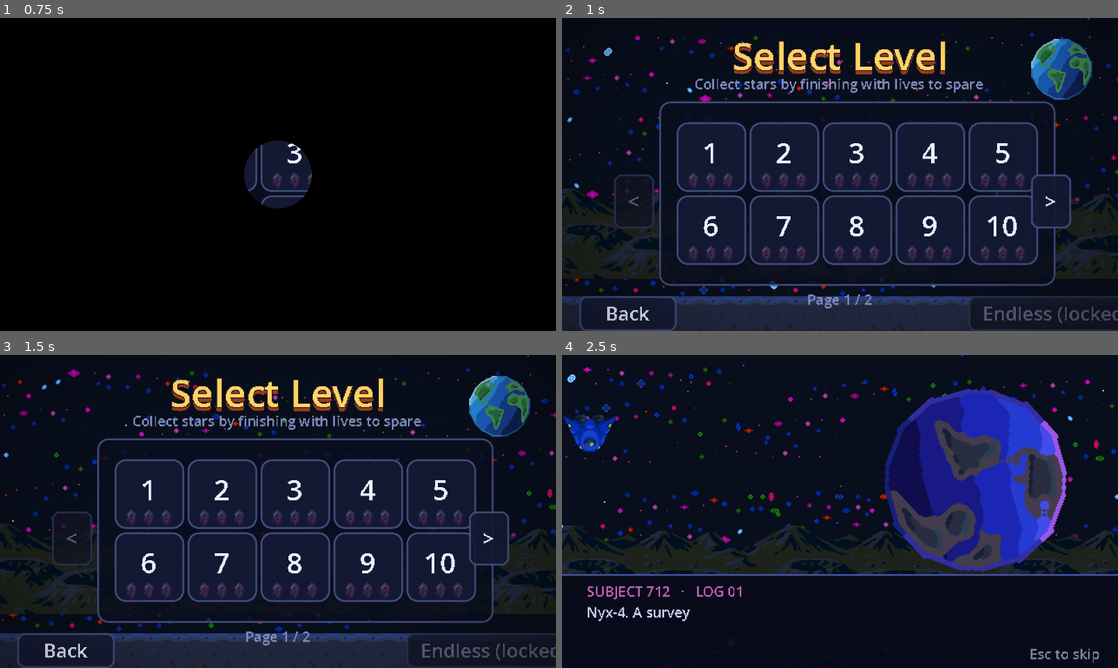
Above: before the commit, frames 1-4 (two rows, left to right).
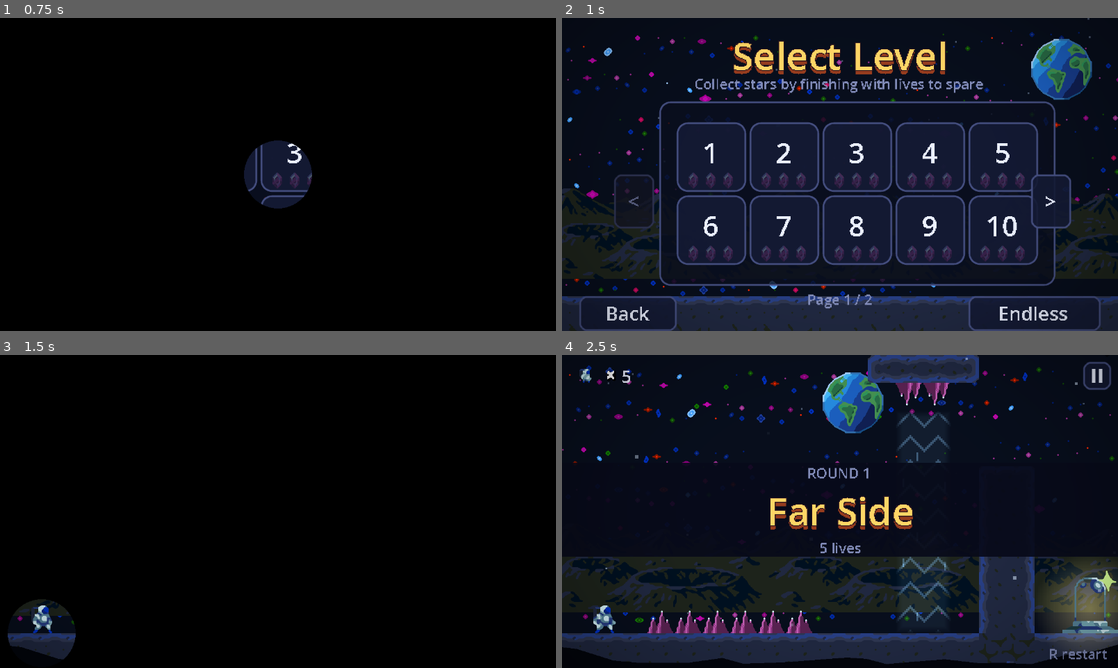
Above: after the commit, the same moments.

Repository: gab0yan/moonbounce
Game: Godot game, scene res://scenes/main_menu.tscn
Same seed, same stepped clock (60 frames per second), same inputs: the game is played once before the commit and once after it.
Inputs (mouse positions are in pixels of both pictures, inside the frame that each line leads up to):
- Up to frame 1 (0.75 s): click "Level Select" at 0.5 s
- Up to frame 2 (1 s): no input
- Up to frame 3 (1.5 s): click (472, 649) at 1.25 s, where only the run after the commit has a clickable "Endless"
- Up to frame 4 (2.5 s): click (712, 492) at 2 s, where only the run before the commit has a clickable "1"

Frame 1 is identical in both runs. In frame 2, 1.0% of the frame differs, in the area x 73-100%, y 88-100%; in frame 3, 90%, in the area x 0-100%, y 0-100%; in frame 4, 43%.

Commit message:
visual fixes

Diff:
--- a/scripts/level_select.gd
+++ b/scripts/level_select.gd
@@ -42,13 +42,8 @@
 	b.position = Vector2(234, 160)
 	b.size = Vector2(76, 16)
 	b.mouse_entered.connect(SfxManager.play_click)
-	if Progress.story_done():
-		b.text = "Endless" if Progress.best_round == 0 else "Endless (best %d)" % Progress.best_round
-		b.pressed.connect(_start_endless)
-	else:
-		b.text = "Endless (locked)"
-		b.disabled = true
-		b.tooltip_text = "Finish all 20 levels to unlock random rounds"
+	b.text = "Endless" if Progress.best_round == 0 else "Endless (best %d)" % Progress.best_round
+	b.pressed.connect(_start_endless)
 	add_child(b)
 
 
